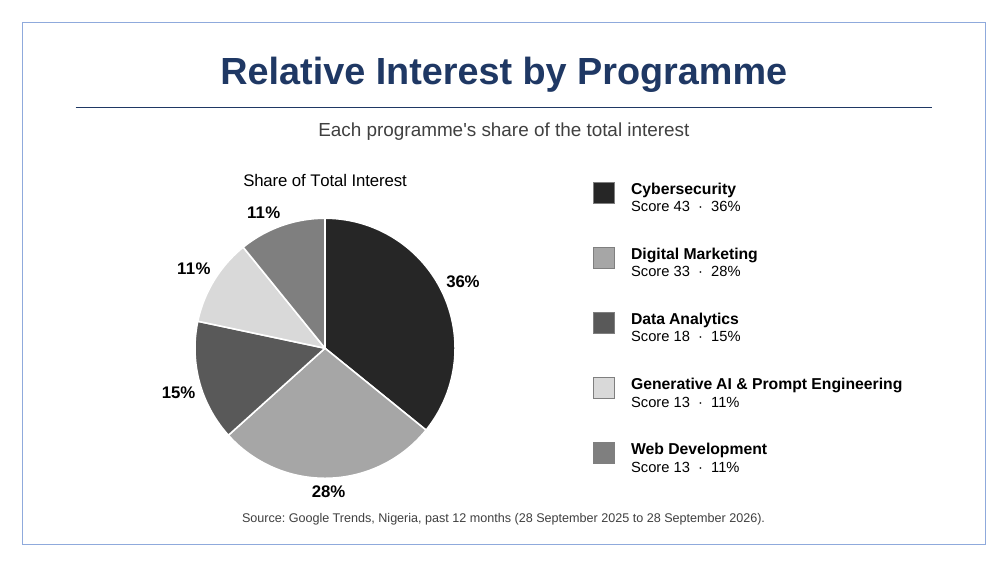
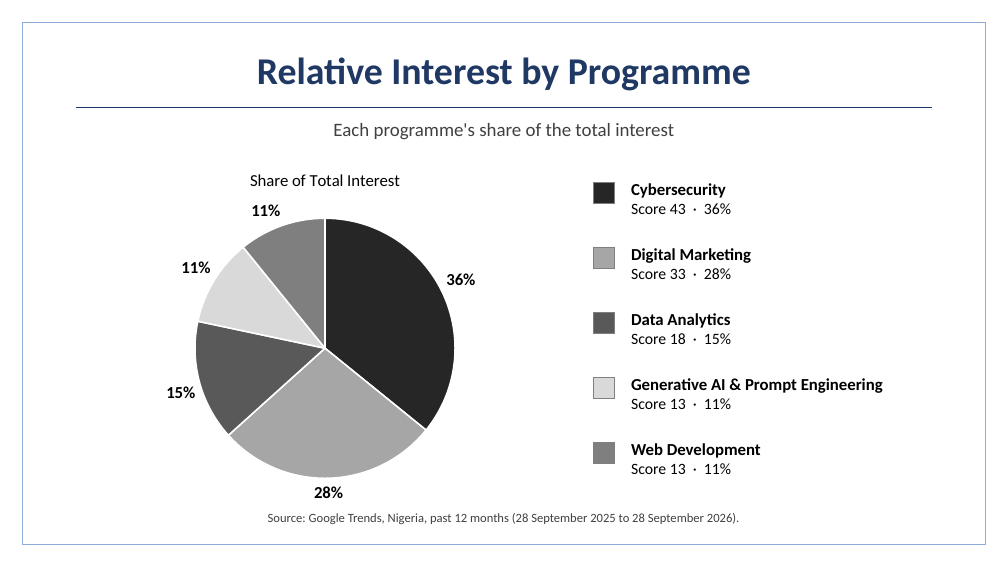
Before and after one commit to BadboyVee/BlackHoleeee, a slide deck: slide 3 of assignment/Relative_Interest_Pie_Chart_Marketing.pptx. Drawn at 1008x567 pixels with LibreOffice and Linux fonts; fonts in the diff are those of the drawing. Boxes give left, top, right and bottom in pixels: in the first picture for what was removed or moved away, otherwise in the second. Text is boxed around its words. In the diff, an @@ line names an element or a change of style, - is before the commit and + after.

```diff
--- a/assignment/Relative_Interest_Pie_Chart_Marketing.pptx
+++ b/assignment/Relative_Interest_Pie_Chart_Marketing.pptx
@@ pie chart at (x1=76, y1=155, x2=575, y2=507) @@
@@ data labels of Series 1 changed @@
@@ lettering changed @@
@@ text "Cybersecurity" at (x1=631, y1=183, x2=731, y2=214): size 15 to 16 pt in "Cybersecurity"; font Arial to Calibri; size 14 to 15 pt in "Score 43 · 36%" @@
@@ text "Digital Marketing" at (x1=631, y1=248, x2=752, y2=279): size 15 to 16 pt in "Digital Marketing"; font Arial to Calibri; size 14 to 15 pt in "Score 33 · 28%" @@
@@ text "Data Analytics" at (x1=631, y1=313, x2=731, y2=344): size 15 to 16 pt in "Data Analytics"; font Arial to Calibri; size 14 to 15 pt in "Score 18 · 15%" @@
@@ text "Generative AI & Prompt Engineering" at (x1=631, y1=378, x2=883, y2=409): size 15 to 16 pt in "Generative AI & Prompt Engineering"; font Arial to Calibri; size 14 to 15 pt in "Score 13 · 11%" @@
@@ text "Web Development" at (x1=631, y1=443, x2=761, y2=474): size 15 to 16 pt in "Web Development"; font Arial to Calibri; size 14 to 15 pt in "Score 13 · 11%" @@
@@ font Arial to Calibri in 3 elements at (x1=257, y1=57, x2=751, y2=91), (x1=333, y1=123, x2=674, y2=139), (x1=268, y1=513, x2=739, y2=524) @@
```
Also in this commit, not shown: 4 other slides changed, 7 other files.
